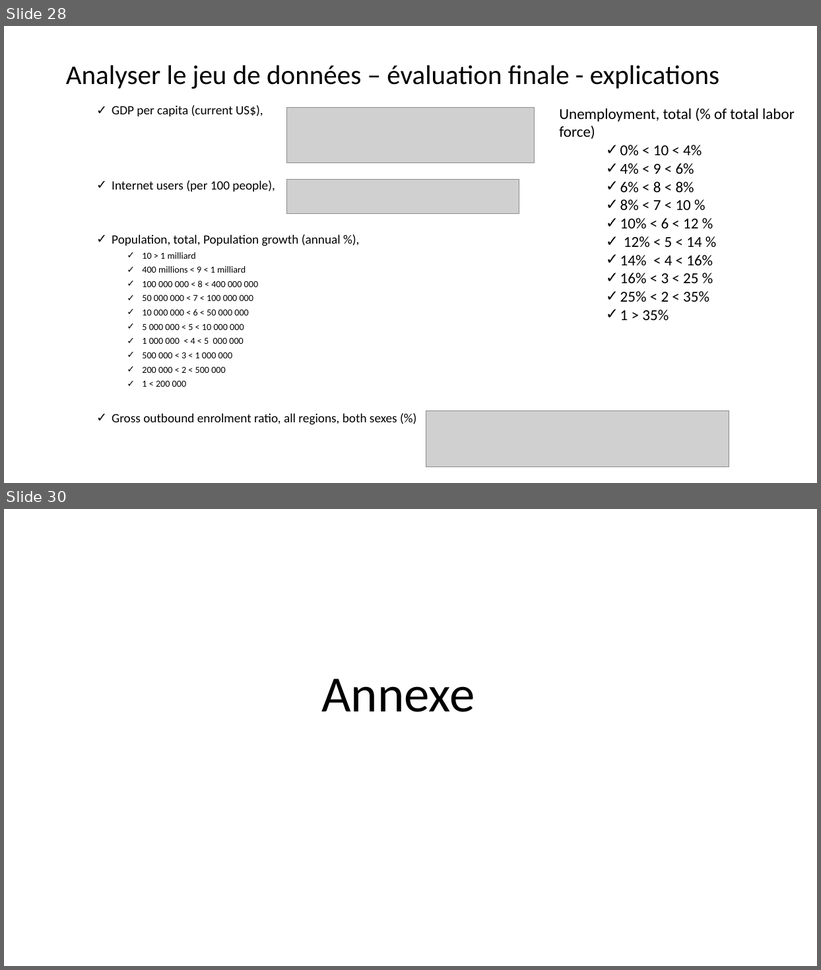
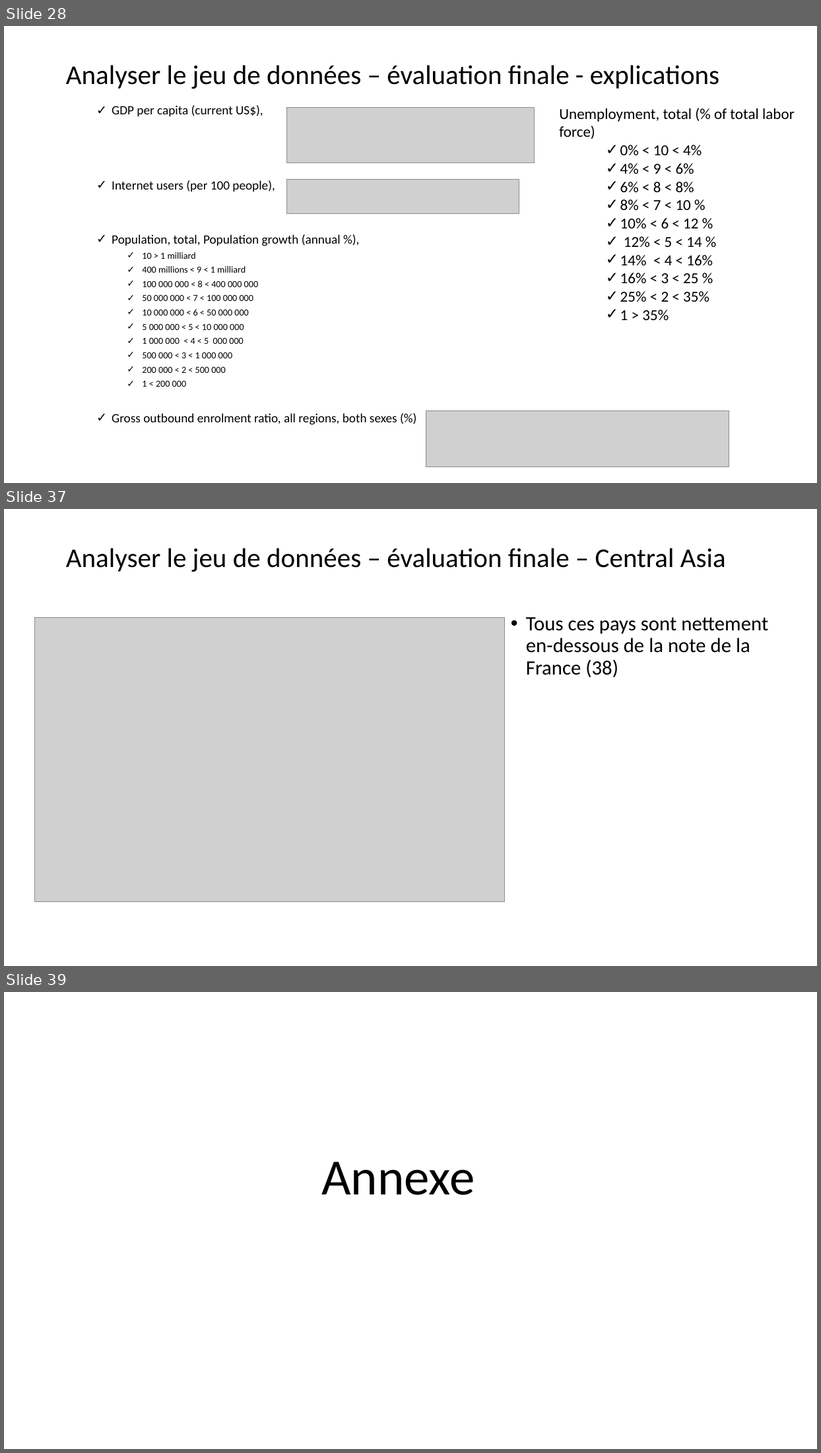
Before and after one commit to ludovic-source/Data_scientist_formation, a slide deck: livrables/Projet_2_presentation_Ludovic_Chimier.pptx. Shown one above the other, each under a label of ours: slides 28 and 30 before the commit, slides 28, 37 and 39 after it; the slides between them are not shown. The pictures are 821x970 and 821x1453 pixels, drawn with LibreOffice and Linux fonts; fonts in the diff are those of the drawing; grey boxes stand for pictures. Boxes give left, top, right and bottom in pixels: in the first picture for what was removed or moved away, otherwise in the second. Text is boxed around its words. In the diff, an @@ line names an element or a change of style, - is before the commit and + after.

```diff
--- a/livrables/Projet_2_presentation_Ludovic_Chimier.pptx
+++ b/livrables/Projet_2_presentation_Ludovic_Chimier.pptx
@@ slide 37 added at (x1=4, y1=509, x2=817, y2=966), background #FFFFFF @@
@@ title added at (x1=66, y1=548, x2=726, y2=572), 32 pt, text #000000 @@
+Analyser le jeu de données – évaluation finale – Central Asia
@@ picture added at (x1=35, y1=618, x2=505, y2=902) @@
@@ text added at (x1=526, y1=617, x2=768, y2=677), 24 pt, text #000000 @@
+• Tous ces pays sont nettement en-dessous de la note de la France (38)
@@ what was slide 30 is now slide 39 @@
```
Also in this commit, not shown: 2 slides changed, 8 other slides added.
